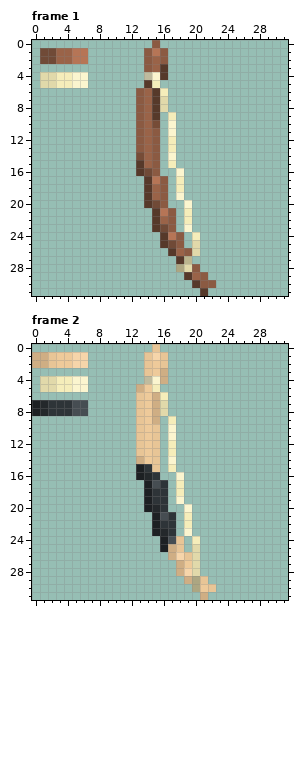
Pixel-art file -- Assets/TCCHD2D/Art/Sprites/Objs/spr_bow_simple.aseprite. The picture above is the old version.
32x32 pixels, 2 frames. Colours within 5 levels of each other are drawn and written as one. Shown: frame 1, frame 2.
New version:
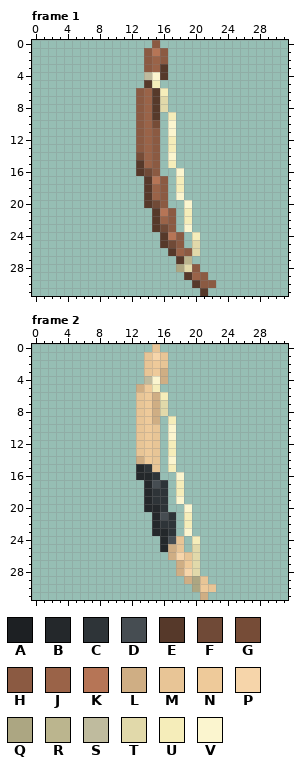
Palette (. is transparent): A #1d2023  B #24282b  C #2e3438  D #464d52  E #56392a  F #704a37  G #764c37  H #8b5a42  J #9a6348  K #b67556  L #cfae84  M #e8c596  N #eeca9a  P #f6d5aa  Q #aca682  R #bbb58e  S #bfbb9e  T #e1d9aa  U #f5edba  V #fbf5cf
Change:
layer "PALETTS" now hidden
Frame 1:
y 1..2: x 1..6 FFJJKK -> ......
y 4..5: x 1..6 TTUUVV -> ......
Frame 2:
y 1..2: x 0..6 LLMNNPP -> .......
y 4..5: x 1..6 TTUUVV -> ......
y 7..8: x 0..6 ABCCCDD -> .......
y 15..16: x 13 A -> B
y 17..20: x 14 A -> B
y 21..23: x 15 A -> B
y 24..25: x 16 A -> B
Pixel boxes of the changes (left, top, right, bottom) in both pictures:
erased: (40, 48, 88, 88)
erased: (32, 352, 88, 416)
changed: (136, 464, 168, 552)
